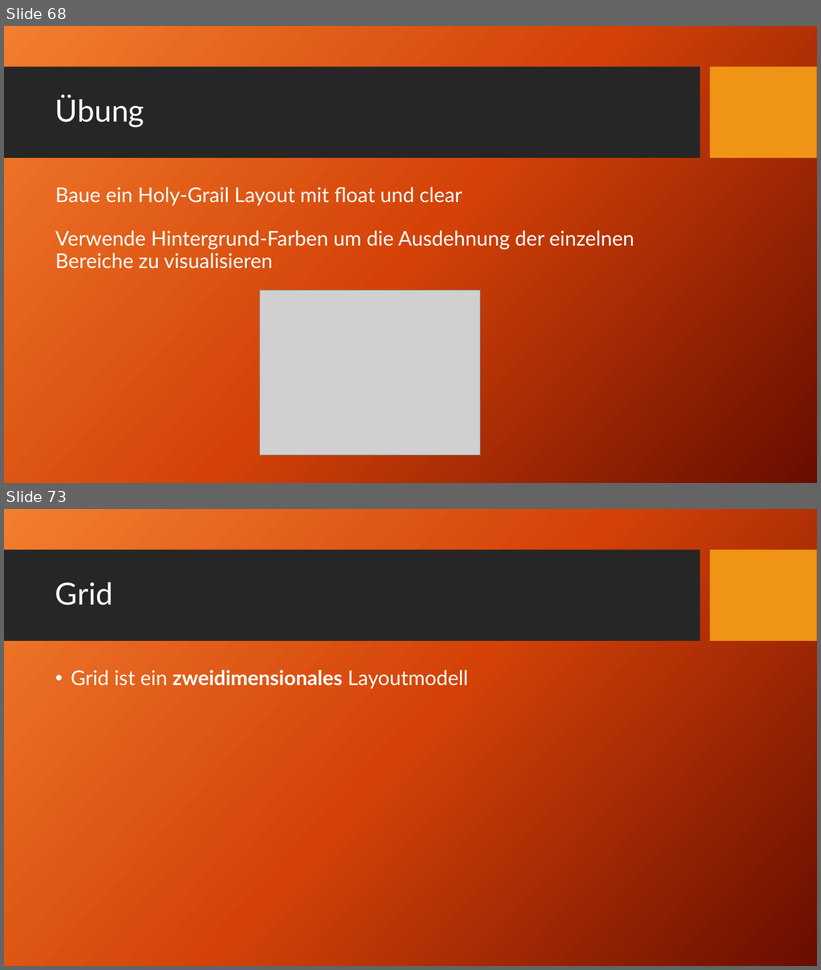
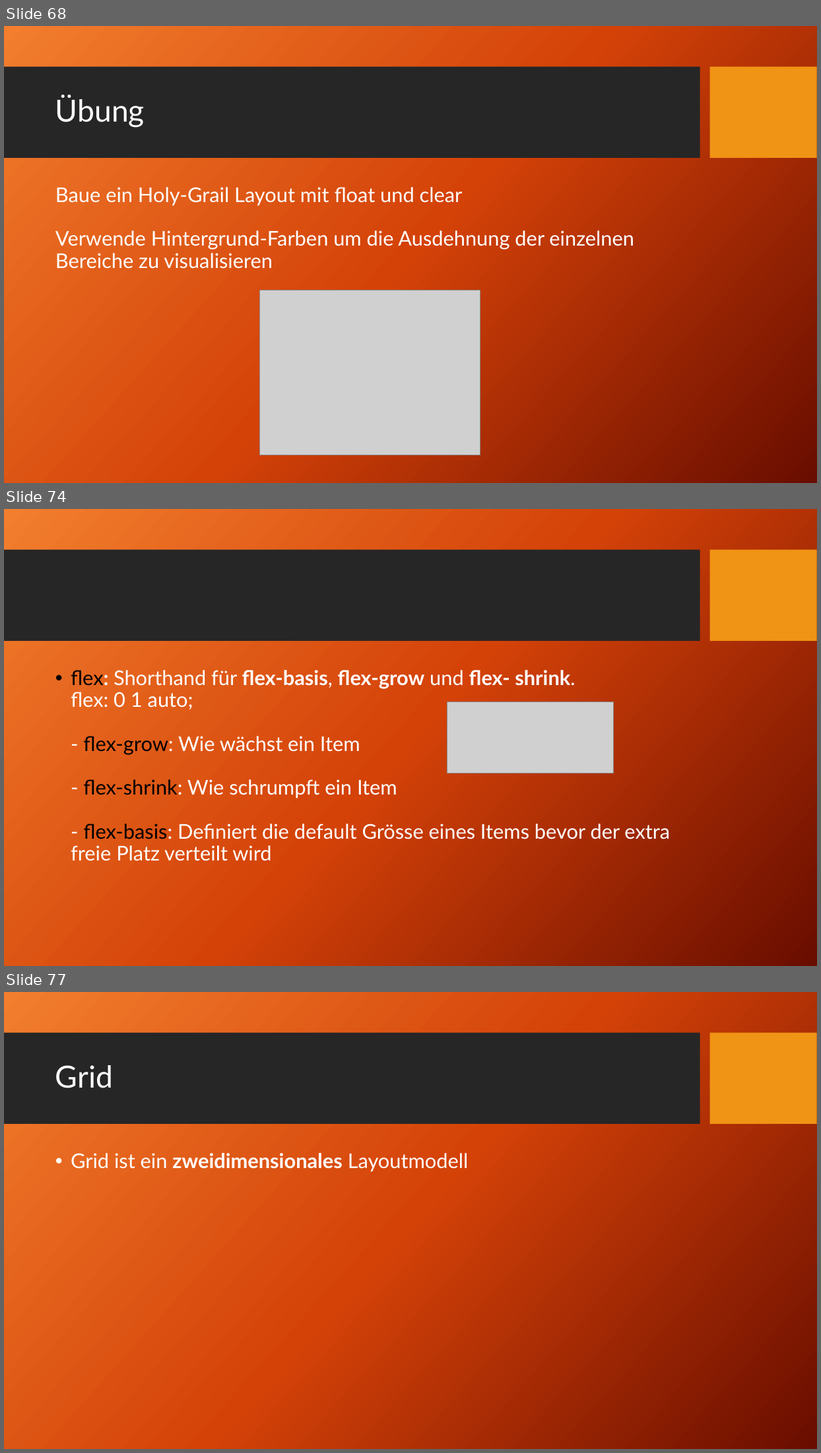
Before and after one commit to TomFrey/htmlCssBasicUebungen, a slide deck: html Schulung.pptx. Shown one above the other, each under a label of ours: slides 68 and 73 before the commit, slides 68, 74 and 77 after it; the slides between them are not shown. The pictures are 821x970 and 821x1453 pixels, drawn with LibreOffice and Linux fonts; fonts in the diff are those of the drawing; grey boxes stand for pictures; background and template pictures are left out. Boxes give left, top, right and bottom in pixels: in the first picture for what was removed or moved away, otherwise in the second. Text is boxed around its words. In the diff, an @@ line names an element or a change of style, - is before the commit and + after.

```diff
--- a/html Schulung.pptx
+++ b/html Schulung.pptx
@@ slide 74 added at (4, 509, 817, 966), background picture (left out); not listed: 2 template elements that a slide beside it also shows @@
@@ text added at (71, 670, 670, 861), 24 pt, text #FFFFFF @@
+• flex: Shorthand für flex-basis, flex-grow und flex- shrink.
+  flex: 0 1 auto;
+  - flex-grow: Wie wächst ein Item
+  - flex-shrink: Wie schrumpft ein Item
+  - flex-basis: Definiert die default Grösse eines Items bevor der extra freie Platz verteilt wird
@@ picture added at (448, 702, 614, 774) @@
@@ what was slide 73 is now slide 77 @@
```
Also in this commit, not shown: 2 slides changed, 3 other slides added.
